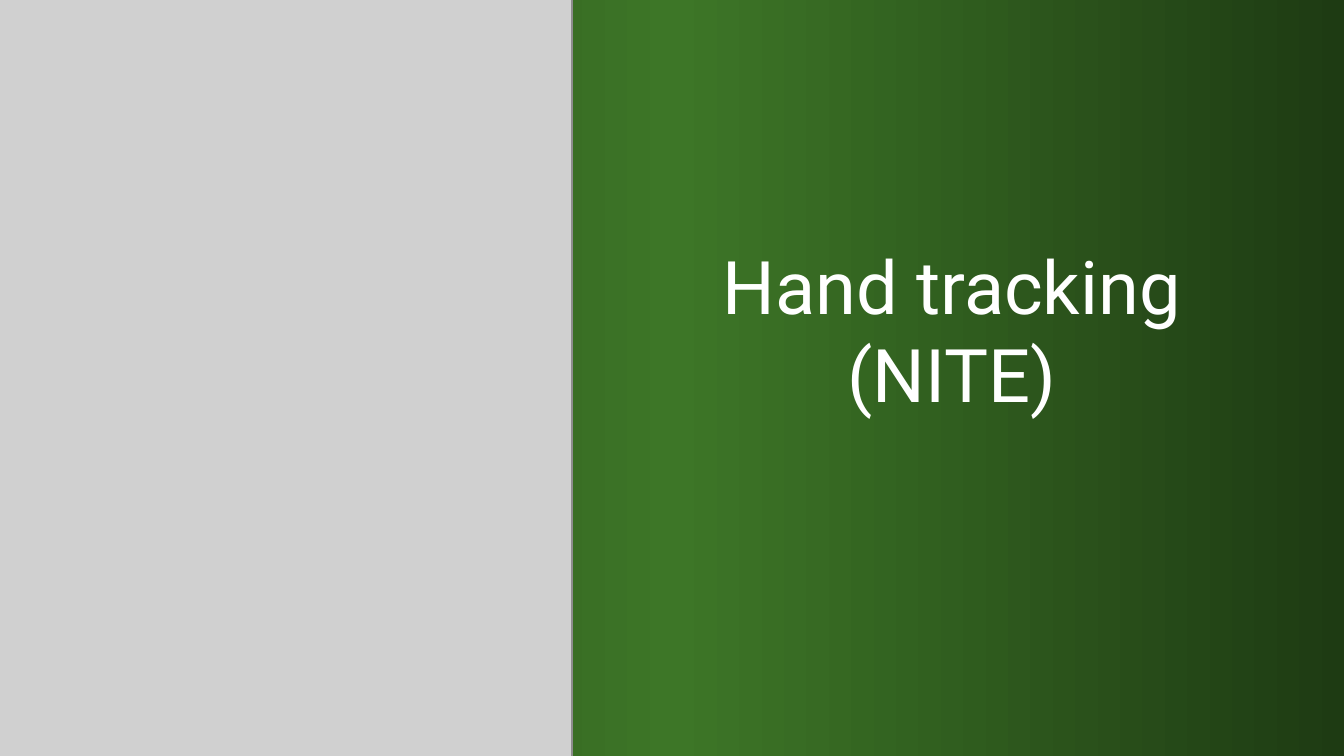
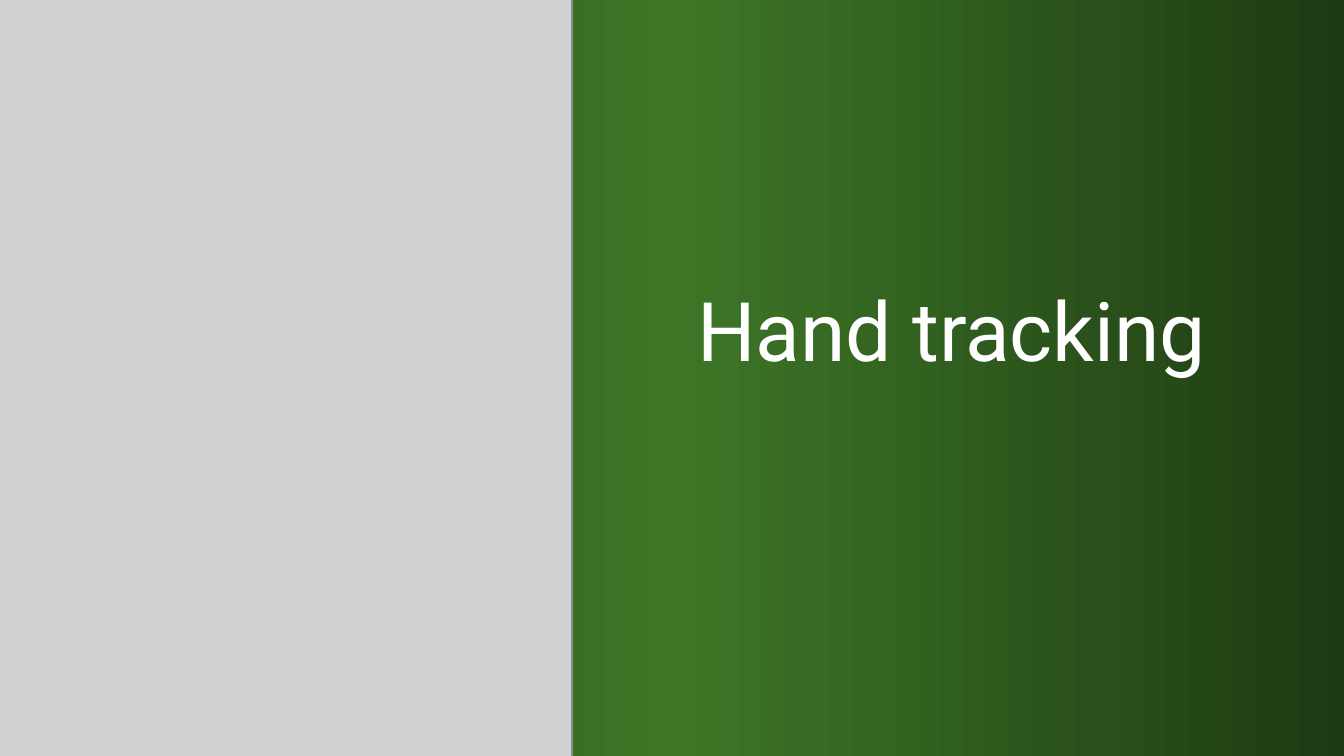
Before and after one commit to kindohm/kinect-nite-dev, a slide deck: slide 18 of slides/KinectDev.pptx (slide 16 before the commit). Drawn at 1344x756 pixels with LibreOffice and Linux fonts; fonts in the diff are those of the drawing; grey boxes stand for pictures. Boxes give left, top, right and bottom in pixels: in the first picture for what was removed or moved away, otherwise in the second. Text is boxed around its words. In the diff, an @@ line names an element or a change of style, - is before the commit and + after.

```diff
--- a/slides/KinectDev.pptx
+++ b/slides/KinectDev.pptx
@@ title at <box>697,299,1206,378</box>: text changed; size 39.6 to 44 pt @@
-Hand tracking
-(NITE)
+Hand tracking
```
Also in this commit, not shown: 6 other slides changed, 1 slide added, 33 other files.
